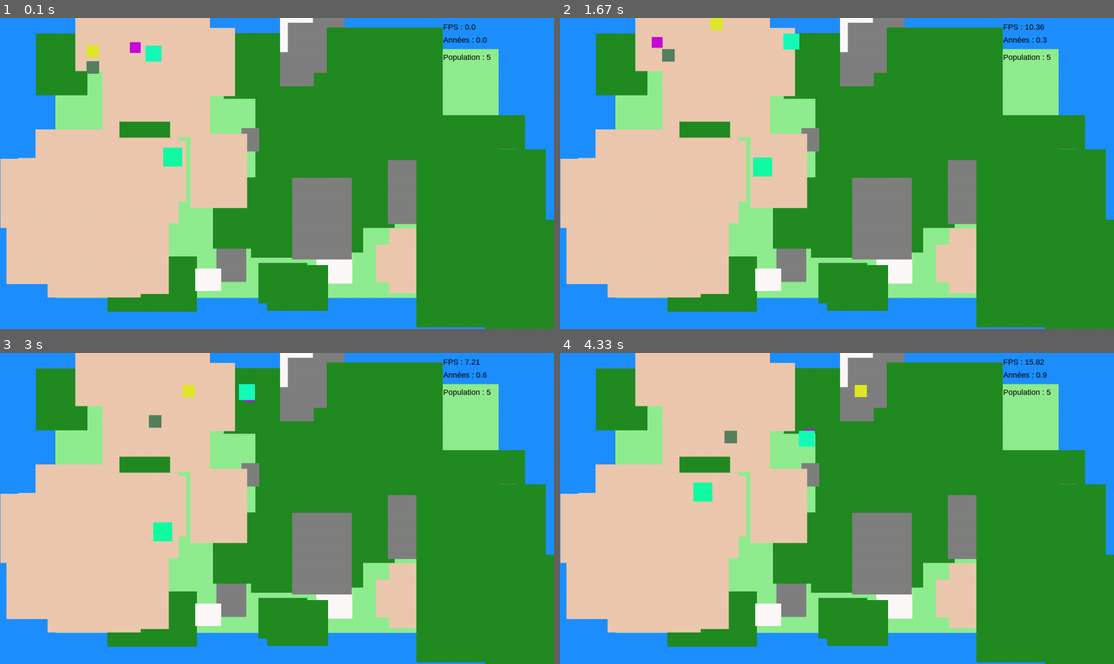
Above: before the commit, frames 1-4 (two rows, left to right).
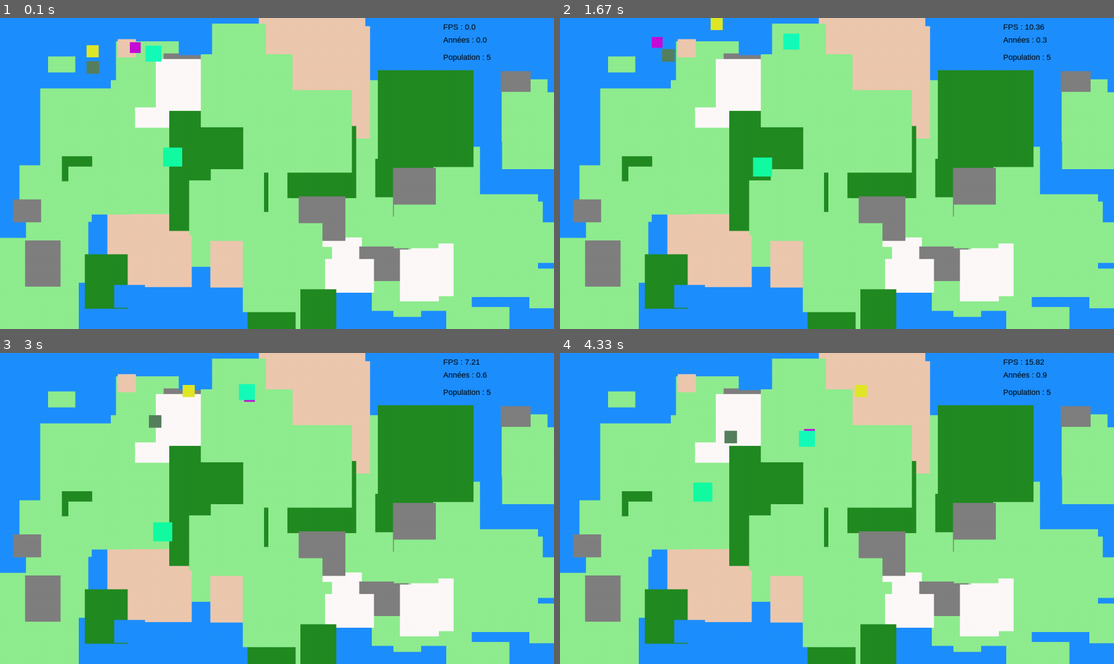
Above: after the commit, the same moments.

Repository: mea-me/ProjetS2-2026-CMI
Game: pygame game, started from src/prototypePy/main.py
Two runs of this game, one before a commit and one after it. Both use one fixed random seed, a clock stepped at 60 frames per second and the inputs below.
Inputs:
- Up to frame 1 (0.1 s): no input
- Up to frame 2 (1.67 s): tap Enter at 0.33, 0.67, 1.07, 1.37, 1.57 s
- Up to frame 3 (3 s): tap Enter at 1.9, 2.2, 2.4, 2.7, 2.97 s
- Up to frame 4 (4.33 s): tap Enter at 3.3, 3.73, 4.13 s

The runs differ from the first frame. In frame 1, 76% of the frame differs, in the area x 0-100%, y 0-100%; in frame 2, 76%; in frame 3, 76%; in frame 4, 76%.

Commit message:
fix: map génération

Diff:
--- a/src/prototypePy/main.py
+++ b/src/prototypePy/main.py
@@ -29,7 +29,7 @@
 world = WorldMap(W, H)
 
 # génération de la map procédurale
-world.procedural_generation(50)
+world.procedural_generation(80)
 
 #Création de grenouille-----------------------------------------------------------------
 Froggy = Individu(400, 300,0)  # position + taille
--- a/src/prototypePy/structures/environnement.py
+++ b/src/prototypePy/structures/environnement.py
@@ -32,7 +32,7 @@
 
 # Format : "nom": {"temperature": T, "humidite": H, "color": (R, G, B), "affinites" : dictionnaire des affinités entre biomes}
 dico_biomes = {
-    "ocean":    {"temperature": 10,  "humidite": 100, "color": (30, 144, 255),  "affinites": {"ocean": 100, "plaine": 50, "desert": 5}},
+    "ocean":    {"temperature": 10,  "humidite": 100, "color": (30, 144, 255),  "affinites": {"ocean": 100, "plaine": 20, "desert": 5}},
     "plaine":   {"temperature": 15,  "humidite": 30,  "color": (144, 238, 144), "affinites": {"ocean": 60, "plaine": 100, "foret": 80, "desert": 20, "montagne": 40}},
     "foret":    {"temperature": 25,  "humidite": 80,  "color": (34, 139, 34),   "affinites": {"plaine": 100, "foret": 100, "montagne": 30}},
     "desert":   {"temperature": 40,  "humidite": 0,   "color": (237, 201, 175), "affinites": {"plaine": 30, "desert": 100, "ocean": 5}},
@@ -54,11 +54,11 @@
 
     def procedural_generation(self, nb_zones=50):
         # gros continent de base (Plaine) au centre
-        w_base, h_base = int(self.width * 0.8), int(self.height * 0.8)
+        w_base, h_base = int(self.width * 0.6), int(self.height * 0.6)
         x_base, y_base = (self.width - w_base) // 2, (self.height - h_base) // 2
         self.add_zone("plaine", x_base, y_base, w_base, h_base)
 
-        biomes_a_placer = ["foret", "desert", "montagne", "neige"]
+        biomes_a_placer = list(dico_biomes.keys())
 
         tentatives_max = nb_zones * 4 # sécu
         zones_placees = 0
@@ -78,10 +78,13 @@
                                                           # si pas d'affinité définie --> 0
 
             if random.randint(0, 100) <= affinite:
-                if biome_candidat == "montagne" or biome_candidat == "neige":
-                    bw = random.randint(40, 150)
-                else:
-                    bw = random.randint(100, 300)
+                match biome_candidat :
+                    case "ocean" :
+                        bw = random.randint( int(0.02 * self.width), int(0.1 * self.width) )
+                    case "montagne" | "neige" :
+                        bw = random.randint( int(0.05 * self.width), int(0.12 * self.width) )
+                    case _:
+                        bw = random.randint( int(0.02 * self.width), int(0.2 * self.width) )
 
                 bh = int(bw * random.uniform(0.6, 1.4)) # variation rectangulaire (pas carré)
 
